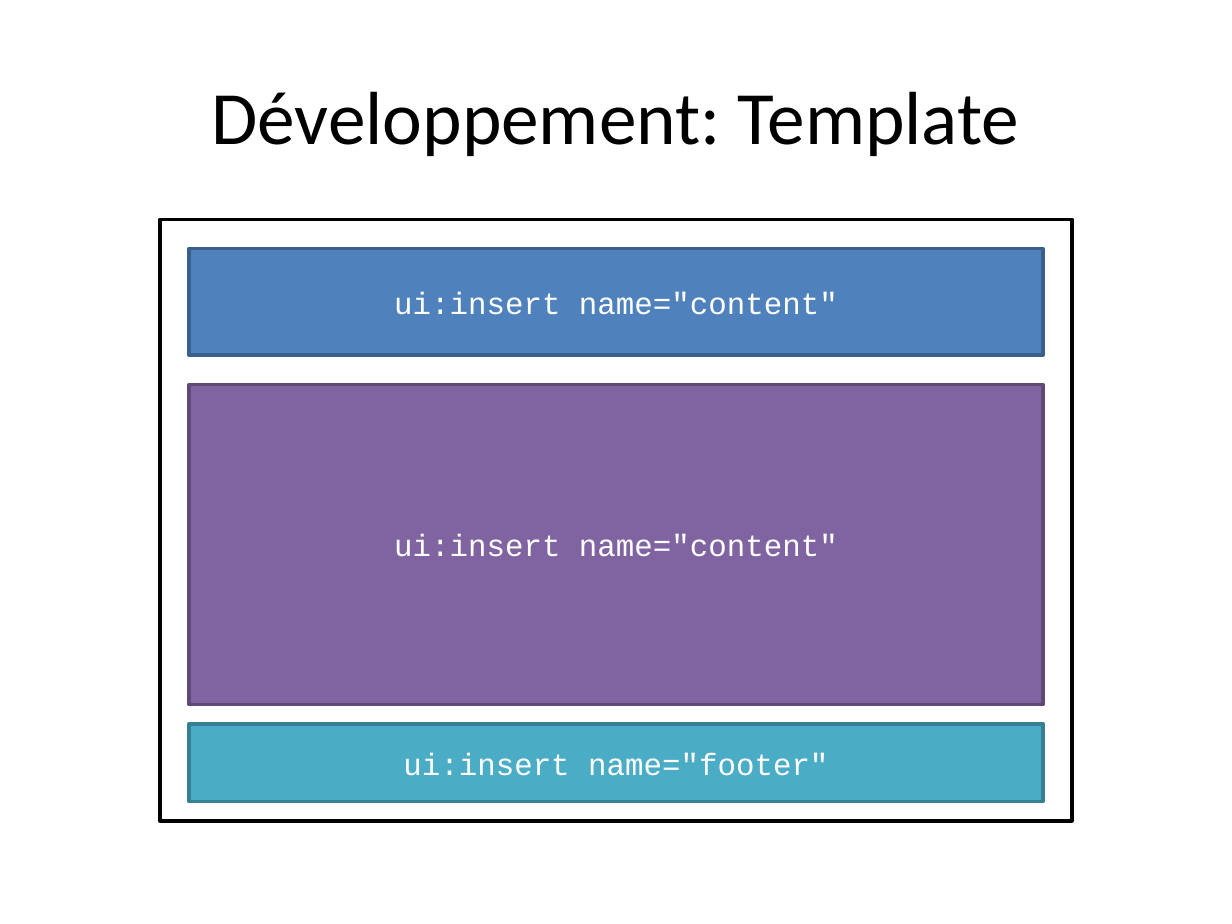
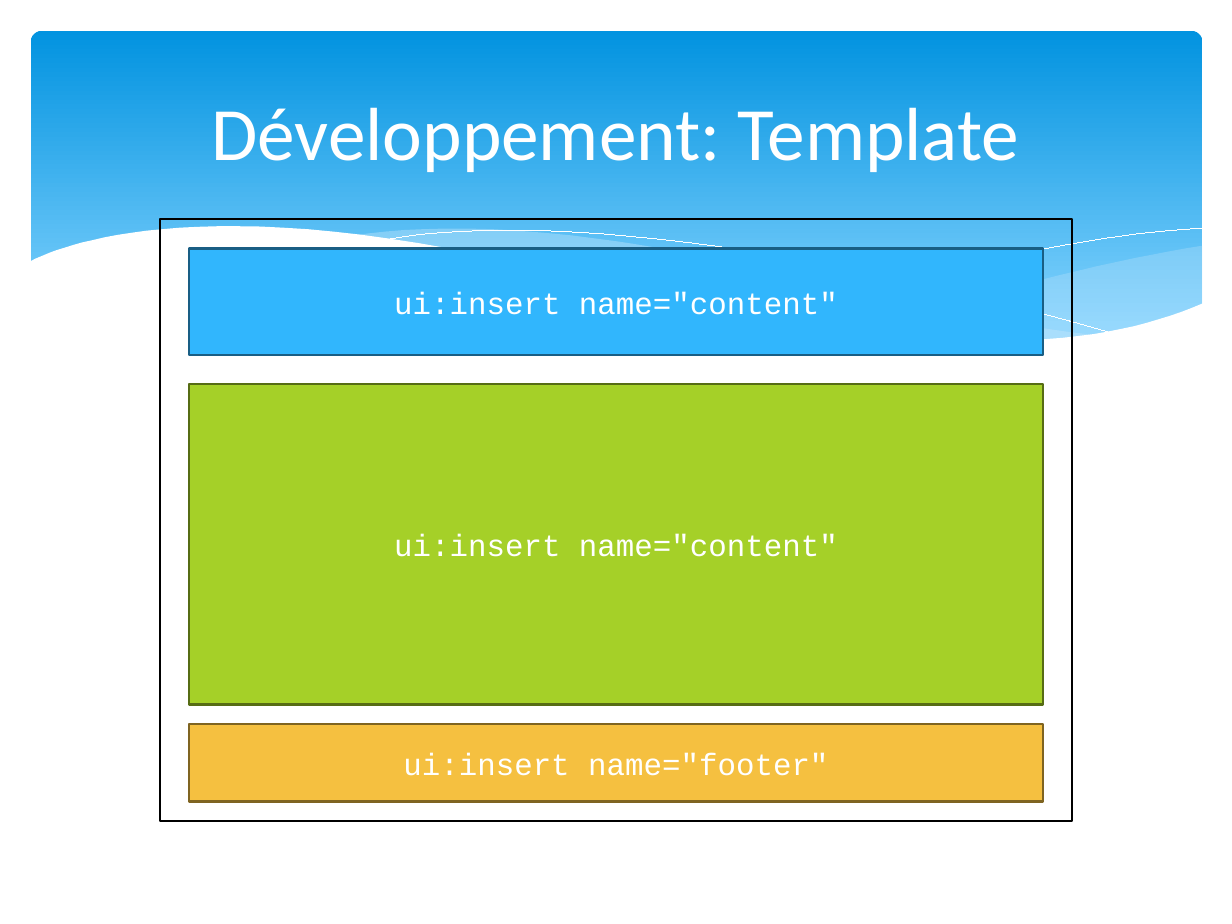
Before and after one commit to LucienMoor/AYNIM, a slide deck: slide 11 of Documents/PrésentationRichPoor.pptx (slide 10 before the commit). Drawn at 1232x924 pixels with LibreOffice and Linux fonts; fonts in the diff are those of the drawing. Boxes give left, top, right and bottom in pixels: in the first picture for what was removed or moved away, otherwise in the second. Text is boxed around its words. In the diff, an @@ line names an element or a change of style, - is before the commit and + after.

```diff
--- a/Documents/PrésentationRichPoor.pptx
+++ b/Documents/PrésentationRichPoor.pptx
@@ rounded rectangle added at bbox=[31, 31, 1202, 363], fill gradient #0293E0 to #83D3FE @@
@@ title "Développement: Template": place and size @@
-title "Développement: Template" at bbox=[212, 91, 1020, 156]
+title "Développement: Template" at bbox=[212, 108, 1020, 172]
@@ title "Développement: Template" at bbox=[212, 108, 1020, 172]: text colour #000000 to #FFFFFF @@
@@ group added at bbox=[28, 227, 1204, 405]: 5 freeform shapes @@
@@ rectangle at bbox=[160, 219, 1072, 821]: outline #000000 2 pt to #000000 1.25 pt @@
@@ rectangle "ui:insert name="content"" at bbox=[190, 249, 1044, 356]: fill #4F81BD to #31B6FD; outline #3A5F8C 2 pt to #195F84 1.25 pt @@
@@ rectangle "ui:insert name="content"" at bbox=[190, 384, 1044, 705]: fill #8064A2 to #A5D028; outline #5F4A78 2 pt to #566D15 1.25 pt @@
@@ rectangle "ui:insert name="footer"" at bbox=[190, 724, 1044, 802]: fill #4BACC6 to #F5C040; outline #377F92 2 pt to #806421 1.25 pt @@
```
Also in this commit, not shown: 12 other slides changed, 14 slides added, 10 slides removed, 13 other files.
